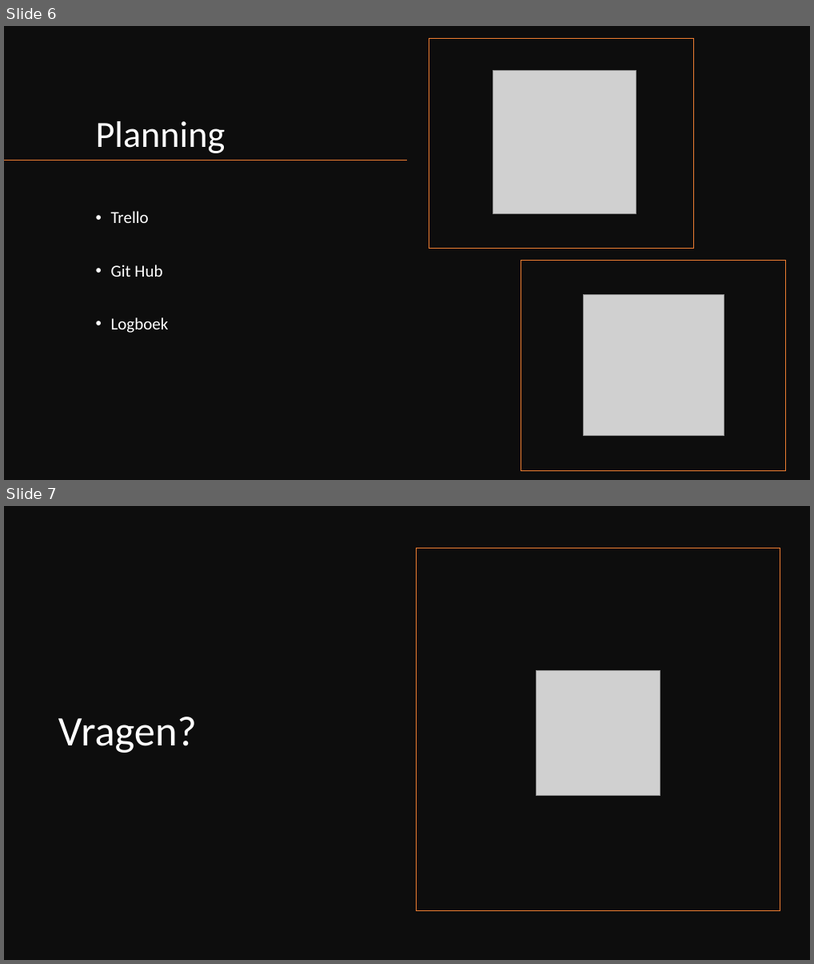
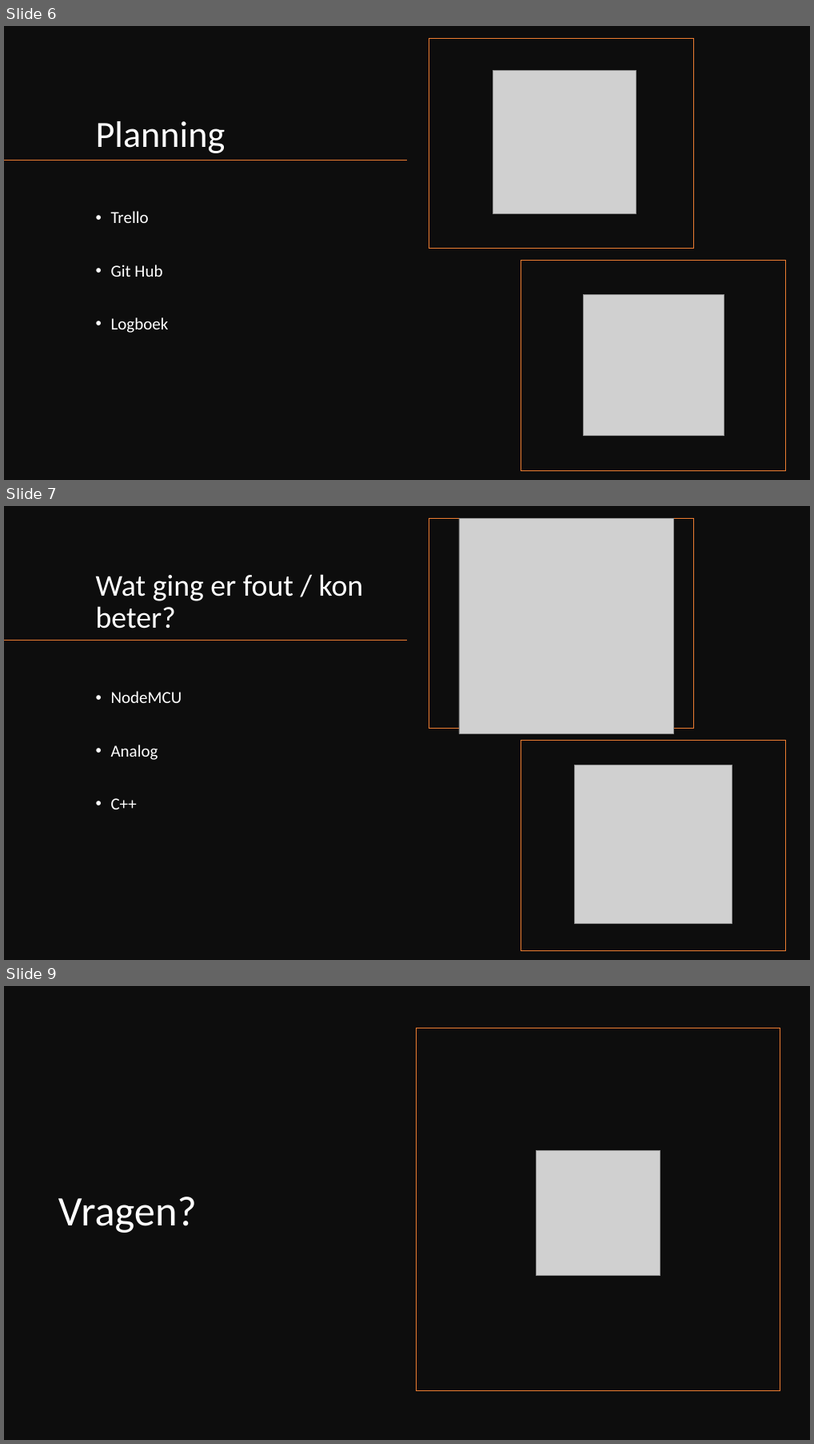
Before and after one commit to JamieVos991/Input-Output, a slide deck: Presentaties/Examen presentatie.pptx. Shown one above the other, each under a label of ours: slides 6 and 7 before the commit, slides 6, 7 and 9 after it; the slides between them are not shown. The pictures are 814x964 and 814x1444 pixels, drawn with LibreOffice and Linux fonts; fonts in the diff are those of the drawing; grey boxes stand for pictures. Boxes give left, top, right and bottom in pixels: in the first picture for what was removed or moved away, otherwise in the second. Text is boxed around its words. In the diff, an @@ line names an element or a change of style, - is before the commit and + after.

```diff
--- a/Presentaties/Examen presentatie.pptx
+++ b/Presentaties/Examen presentatie.pptx
@@ slide 7 added at bbox=[4, 506, 810, 960], background #FFFFFF @@
@@ rectangle added at bbox=[4, 506, 810, 960], fill #0D0D0D @@
@@ rectangle added at bbox=[430, 518, 694, 728], outline #ED7D31 1 pt @@
@@ picture added at bbox=[459, 519, 674, 733] @@
@@ title added at bbox=[96, 574, 364, 628], 36 pt, text #FFFFFF @@
+Wat ging er fout / kon beter?
@@ line added from (407, 640) to (4, 640), #ED7D31 1 pt @@
@@ text added at bbox=[111, 691, 182, 809], 20 pt, text #FFFFFF @@
+• NodeMCU
+• Analog
+• C++
@@ rectangle added at bbox=[522, 740, 786, 950], outline #ED7D31 1 pt @@
@@ picture added at bbox=[575, 765, 733, 923] @@
@@ what was slide 7 is now slide 9 @@
```
Also in this commit, not shown: 1 other slide added, 8 other files.
